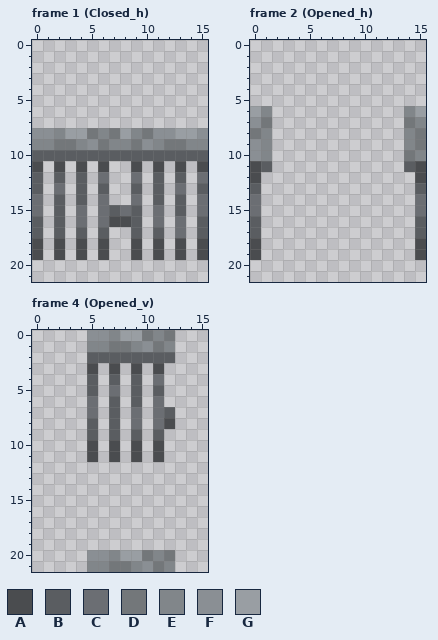
Pixel-art file: art/ase/gate.aseprite. Above is the file before it was changed.
16x22 pixels, 4 frames. Shown: frame 1 (Closed_h), frame 2 (Opened_h), frame 4 (Opened_v). The commit also changed other frames, which this record leaves out.
Palette (. is transparent): A #4a4c4f  B #5a5d61  C #6b6e73  D #73777a  E #81868a  F #8a8f94  G #999ea3
Pixels before, frame 1 (Closed_h), first column x 0:
 8 FFEGGDEDGEDFFGGF
 9 EEDDEFDEEDFEDDEE
10 BBBBBBBBBBBBBBBB
11 A.A.A.A..A.A.A.A
12 B.B.B.C..C.B.B.C
13 B.C.B.B..B.B.C.B
14 C.B.B.C..C.B.B.C
15 C.B.C.CBCB.C.B.C
16 B.B.C.CAAB.C.C.B
17 B.B.B.B..B.B.C.B
18 A.A.A.A..A.A.A.A
19 A.A.A.A..A.A.A.A
Pixels before, frame 2 (Opened_h), first column x 0:
 6 GE............EG
 7 FD............DE
 8 DE............ED
 9 FE............ED
10 FE............DE
11 AB............BA
12 A..............A
13 B..............B
14 C..............C
15 C..............C
16 B..............B
17 B..............B
18 A..............A
19 A..............A
Pixels before, frame 4 (Opened_v), first column x 5:
 0 FFEGGDED
 1 EEDDEFDE
 2 BBBBBBBB
 3 A.A.A.A.
 4 B.B.B.C.
 5 B.C.B.B.
 6 C.B.B.C.
 7 C.B.C.CB
 8 B.B.C.CA
 9 B.B.B.B.
10 A.A.A.A.
11 A.A.A.A.
12 ........
13 ........
14 ........
15 ........
16 ........
17 ........
18 ........
19 ........
20 FFEGGDED
21 EEDDEFDE
Now the later version:
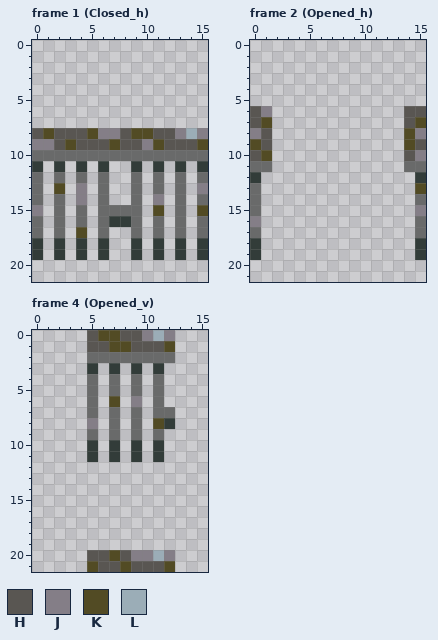
Colours new in this view: H #595652  J #847e87  K #524b24  L #9badb7
Edits made:
colour A: #4a4c4f -> #323c39
colour B: #5a5d61 -> #696a6a
Frame 1 (Closed_h):
y 8: x 0..15 FFEGGDEDGEDFFGGF -> HKHHHKJJHKKHHJLJ
y 9: x 0..15 EEDDEFDEEDFEDDEE -> JJHKHHHKHHJKHHHK
y 12: x 6 C -> B; x 9 C -> B; x 15 C -> B
y 13: x 2 C -> K; x 4 B -> J; x 13 C -> B; x 15 B -> J
y 14: x 0 C -> B; x 4 B -> J; x 6 C -> B; x 9 C -> B; x 11 B -> J; x 15 C -> B
y 15: x 0 C -> J; x 4 C -> B; x 6 C -> B; x 8 C -> B; x 11 C -> K; x 15 C -> K
y 16: x 4 C -> B; x 6 C -> B; x 11 C -> B; x 13 C -> B
y 17: x 4 B -> K; x 13 C -> B
Frame 2 (Opened_h):
y 6: x 0..1 GE -> HJ; x 14..15 EG -> HH
y 7: x 0..1 FD -> HK; x 14..15 DE -> HK
y 8: x 0..1 DE -> JH; x 14..15 ED -> KJ
y 9: x 0..1 FE -> KH; x 14..15 ED -> KH
y 10: x 0..1 FE -> HK; x 14..15 DE -> HJ
y 11: x 0 A -> B; x 15 A -> B
y 13: x 15 B -> K
y 14: x 0 C -> B; x 15 C -> B
y 15: x 0 C -> B; x 15 C -> J
y 16: x 0 B -> J
Frame 4 (Opened_v):
y 0: x 5..12 FFEGGDED -> HKKHHJLJ
y 1: x 5..12 EEDDEFDE -> HHKKHHHK
y 4: x 11 C -> B
y 5: x 7 C -> B
y 6: x 5 C -> B; x 7 B -> K; x 9 B -> J; x 11 C -> B
y 7: x 5 C -> B; x 9 C -> B; x 11 C -> B
y 8: x 5 B -> J; x 9 C -> B; x 11 C -> K
y 20: x 5..12 FFEGGDED -> HHKHJJLJ
y 21: x 5..12 EEDDEFDE -> KHHKHHHK
Changed places in both pictures, as pixel boxes (x1, y1, x2, y2):
changed: (32, 128, 208, 260)
changed: (250, 106, 272, 260)
changed: (404, 106, 426, 260)
changed: (87, 330, 175, 462)
changed: (87, 550, 175, 572)
